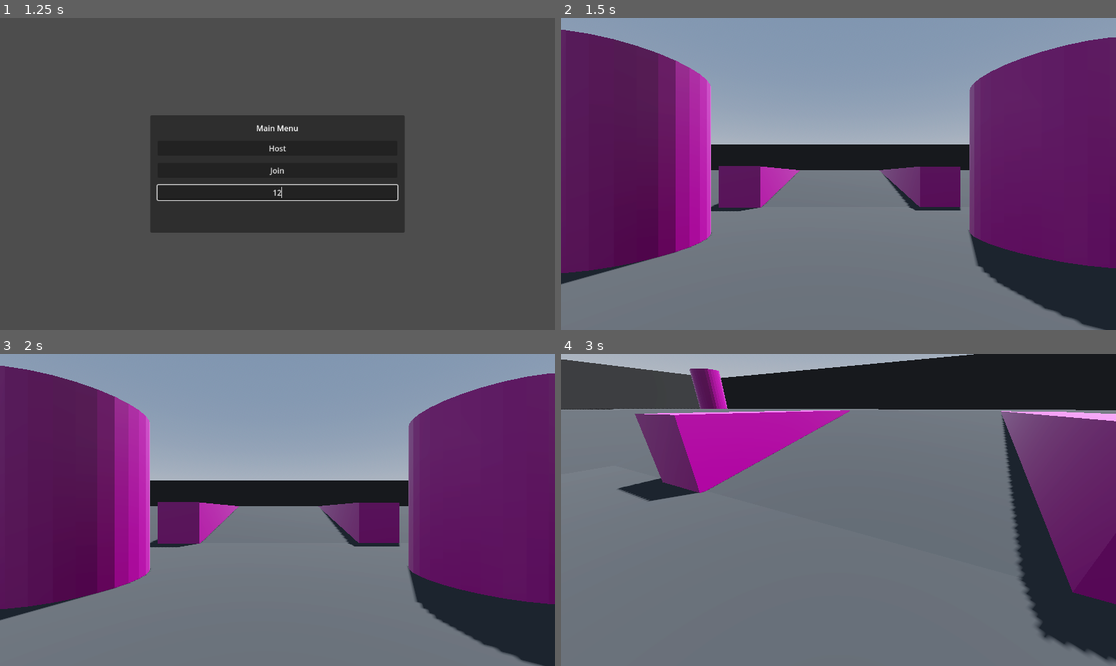
Above: before the commit, frames 1-4 (two rows, left to right).
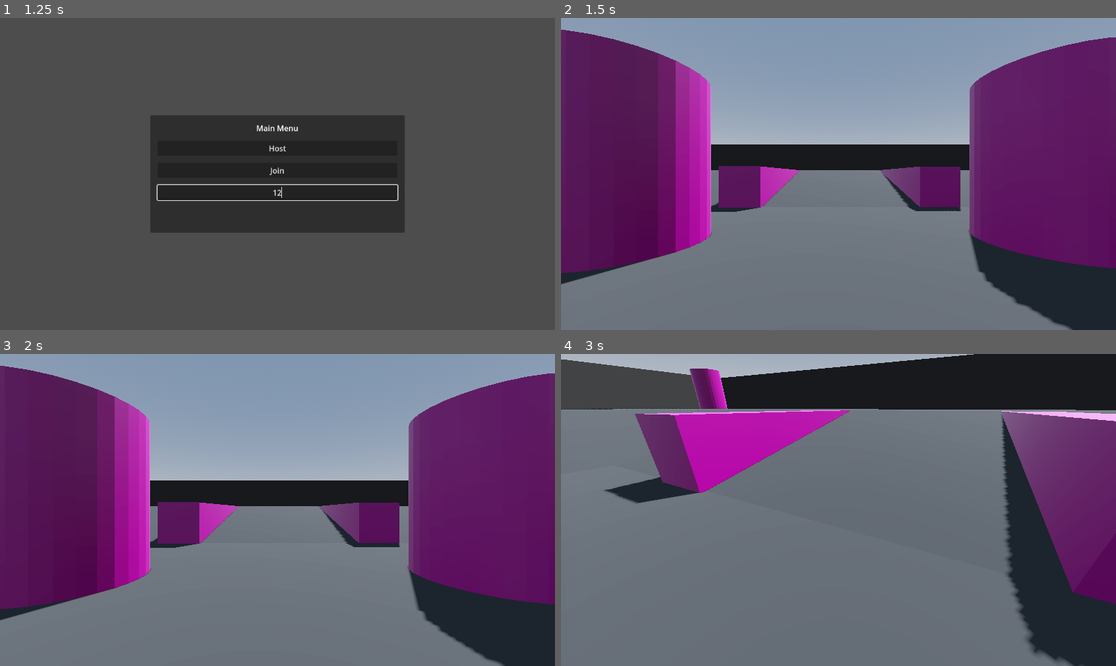
Above: after the commit, the same moments.

Repository: aidan-j-rhoden/plunger
Game: Godot game, scene res://world.tscn
Two runs of this game, one before a commit and one after it. Both use one fixed random seed, a clock stepped at 60 frames per second and the inputs below.
Inputs (mouse positions are in pixels of both pictures, inside the frame that each line leads up to):
- Up to frame 1 (1.25 s): click (277, 192) at 0.52 s; type "12" at 0.6 s
- Up to frame 2 (1.5 s): click "Host" at 1.25 s
- Up to frame 3 (2 s): no input
- Up to frame 4 (3 s): move the mouse to (866, 510) at 2.02 s; hold W (forward) from 2.03 s (still down); tap Space (jump) at 2.27 s; move the mouse to (810, 510) at 2.77 s

Frame 1 is identical in both runs. In frame 2, 0.7% of the frame differs, in the area x 20-98%, y 50-100%; in frame 3, 0.8%; in frame 4, 2.2%, in the area x 4-100%, y 17-100%.

Commit message:
Moved sun

Diff:
--- a/world.gd
+++ b/world.gd
@@ -13,6 +13,15 @@
 		get_tree().quit()
 
 
+func _ready():
+	if d_server():
+		_on_host_pressed()
+
+
+func _process(delta):
+	$DirectionalLight3D.rotation_degrees.x += delta * 2
+
+
 func _on_host_pressed():
 	main_menu.hide()
 
@@ -21,7 +30,7 @@
 	multiplayer.peer_connected.connect(add_player)
 	multiplayer.peer_disconnected.connect(remove_player)
 
-	if DisplayServer.get_name() != "headless":
+	if not d_server():
 		add_player(multiplayer.get_unique_id())
 
 
@@ -43,3 +52,7 @@
 
 func remove_player(peer_id):
 	get_node("players/" + str(peer_id)).queue_free()
+
+
+func d_server():
+	return DisplayServer.get_name() == "headless" or OS.has_feature("dedicated_server")
--- a/world.tscn
+++ b/world.tscn
@@ -23,7 +23,7 @@
 environment = SubResource("Environment_rg5lj")
 
 [node name="DirectionalLight3D" type="DirectionalLight3D" parent="."]
-transform = Transform3D(-0.866025, -0.433013, 0.25, 0, 0.5, 0.866025, -0.5, 0.75, -0.433013, 0, 0, 0)
+transform = Transform3D(-0.866025, -0.433013, 0.25, 0, 0.5, 0.866026, -0.5, 0.75, -0.433013, 0, 0, 0)
 shadow_enabled = true
 
 [node name="map_test" parent="." instance=ExtResource("1_6vnut")]
Not shown, added: export_presets.cfg
